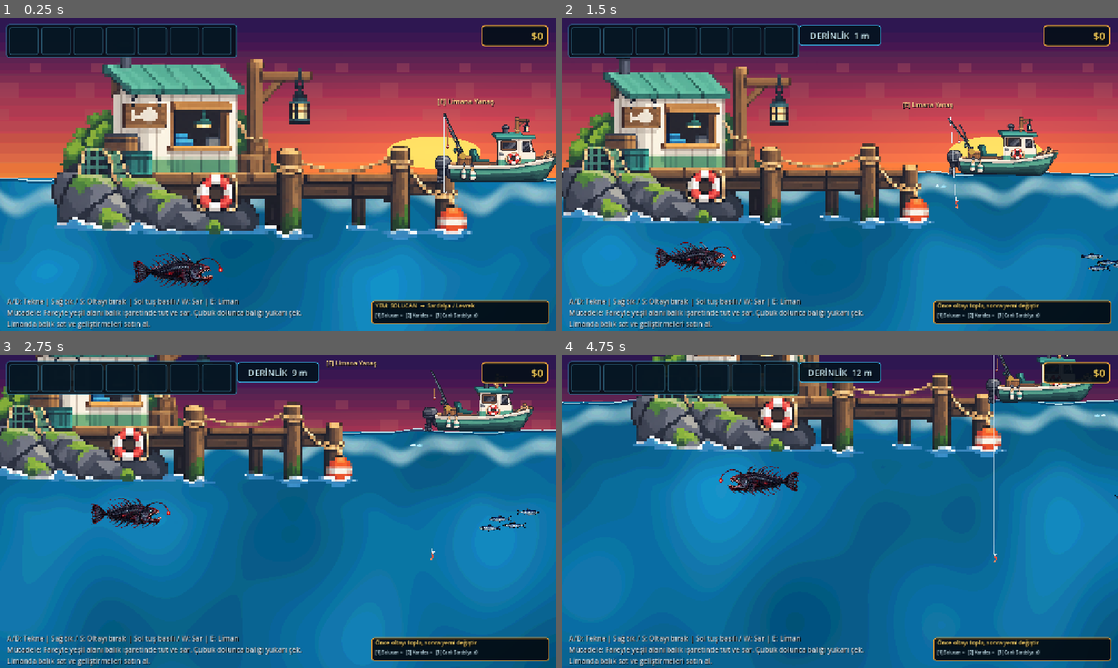
Above: before the commit, frames 1-4 (two rows, left to right).
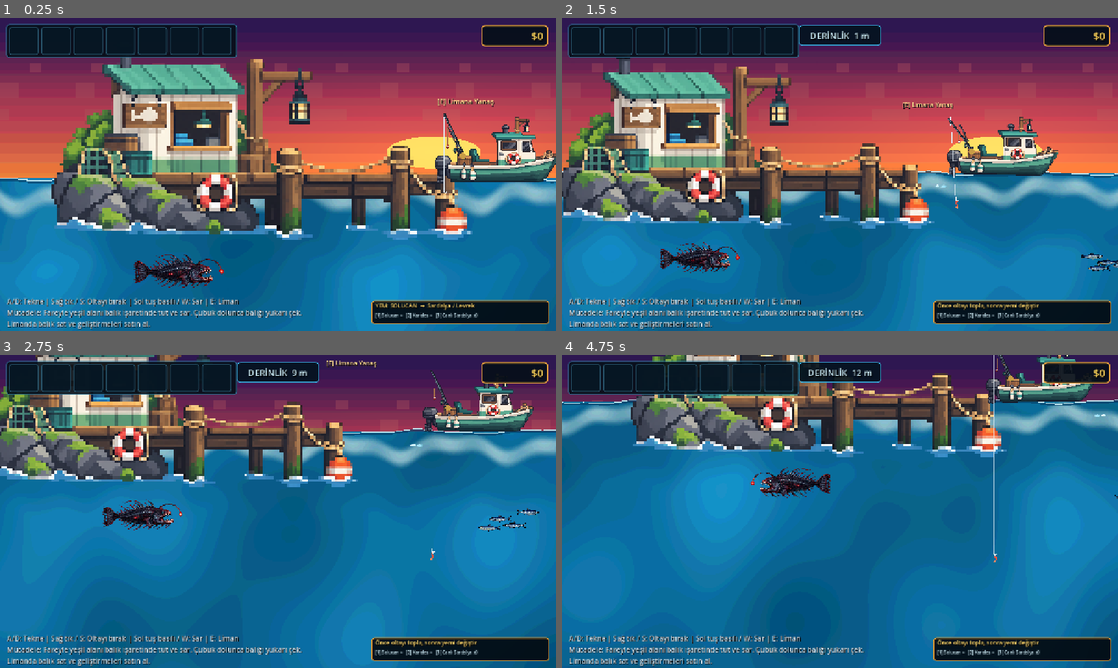
Above: after the commit, the same moments.

Repository: mirackayademir/TinyFisher
Game: Godot game, scene res://scenes/world.tscn
Two runs of this game, one before a commit and one after it. Both use one fixed random seed, a clock stepped at 60 frames per second and the inputs below.
Inputs (mouse positions are in pixels of both pictures, inside the frame that each line leads up to):
- Up to frame 1 (0.25 s): no input
- Up to frame 2 (1.5 s): tap Enter at 0.5 s; move the mouse to (962, 158) at 0.52 s; hold D (move_right) 0.53-1.28 s; tap E (dock) at 0.6 s; click (962, 158) at 0.67 s; move the mouse to (728, 190) at 1.27 s; hold S from 1.28 s (still down); tap 1 at 1.35 s
- Up to frame 3 (2.75 s): move the mouse to (333, 442) at 2.02 s; release S at 2.03 s; hold D (move_right) from 2.03 s (still down); tap 2 at 2.1 s
- Up to frame 4 (4.75 s): move the mouse to (812, 574) at 2.77 s; release D (move_right) at 2.78 s; hold W 2.78-3.53 s; tap 3 at 2.85 s; click (812, 574) at 2.92 s; move the mouse to (1006, 558) at 3.52 s; hold A (move_left) from 3.53 s (still down); tap E (dock) at 3.6 s; move the mouse to (673, 464) at 4.27 s; tap 1 at 4.35 s

The runs differ from the first frame. In frame 1, 0.6% of the frame differs, in the area x 24-41%, y 75-87%; in frame 2, 0.7%; in frame 3, 0.9%; in frame 4, 1.1%, in the area x 28-49%, y 35-46%.

Commit message:
Add natural Leviathan swimming animation

Diff:
--- a/scenes/approved_fish_art.gd
+++ b/scenes/approved_fish_art.gd
@@ -17,6 +17,12 @@
 # TEST: Baslangicta teknenin sol-alt tarafinda, ekranda gorunecek konum.
 const LEVIATHAN_TEST_OFFSET: Vector2 = Vector2(-360.0, 250.0)
 const LEVIATHAN_TEST_SCALE: Vector2 = Vector2(0.75, 0.75)
+
+# Leviathan doğal yüzüş ayarları.
+const LEVIATHAN_SWIM_RANGE_X: float = 170.0
+const LEVIATHAN_SWIM_CYCLE_SPEED: float = 0.42
+const LEVIATHAN_BOB_HEIGHT: float = 10.0
+const LEVIATHAN_TURN_SPEED_THRESHOLD: float = 7.0
 
 var _scan_timer: float = 0.0
 var _time: float = 0.0
@@ -26,6 +32,7 @@
 var _leviathan_texture: Texture2D = null
 var _leviathan_sprite: Sprite2D = null
 var _leviathan_origin: Vector2 = Vector2.ZERO
+var _leviathan_facing_right: bool = true
 
 
 func _ready() -> void:
@@ -112,12 +119,42 @@
 	if not is_instance_valid(_leviathan_sprite):
 		return
 
-	var wave_x: float = sin(_time * 0.55) * 120.0
-	var wave_y: float = sin(_time * 1.10) * 8.0
+	# Ana yüzüş: sinüs eğrisi dönüş noktalarında doğal olarak yavaşlar.
+	var swim_phase: float = _time * LEVIATHAN_SWIM_CYCLE_SPEED
+	var wave_x: float = sin(swim_phase) * LEVIATHAN_SWIM_RANGE_X
+	var velocity_x: float = cos(swim_phase) * LEVIATHAN_SWIM_RANGE_X * LEVIATHAN_SWIM_CYCLE_SPEED
+
+	# İki farklı frekans üst üste bindirilerek mekanik tekdüze salınım kırılır.
+	var wave_y: float = sin(_time * 0.72) * LEVIATHAN_BOB_HEIGHT
+	wave_y += sin(_time * 1.47 + 0.65) * 2.5
+	var velocity_y: float = cos(_time * 0.72) * LEVIATHAN_BOB_HEIGHT * 0.72
+	velocity_y += cos(_time * 1.47 + 0.65) * 2.5 * 1.47
+
 	_leviathan_sprite.global_position = _leviathan_origin + Vector2(wave_x, wave_y)
-	_leviathan_sprite.rotation = sin(_time * 0.85) * 0.015
-	# Gorselin orijinal yonu test hareketine ters oldugu icin flip mantigi terslendi.
-	_leviathan_sprite.flip_h = cos(_time * 0.55) > 0.0
+
+	# Yön sadece belirgin yatay hareket varken değişir; dönüş anında titreşmez.
+	if velocity_x > LEVIATHAN_TURN_SPEED_THRESHOLD:
+		_leviathan_facing_right = true
+	elif velocity_x < -LEVIATHAN_TURN_SPEED_THRESHOLD:
+		_leviathan_facing_right = false
+	_leviathan_sprite.flip_h = _leviathan_facing_right
+
+	# Yukarı-aşağı hareket ederken kafa çok hafif eğilir.
+	var swim_pitch: float = clampf(velocity_y * 0.0021, -0.035, 0.035)
+	var body_roll: float = sin(_time * 0.95) * 0.008
+	_leviathan_sprite.rotation = swim_pitch + body_roll
+
+	# Tek parça sprite ile gövdenin suyu ittiği hissini veren çok hafif deformasyon.
+	var body_wave: float = sin(_time * 2.15)
+	var facing_sign: float = 1.0 if _leviathan_facing_right else -1.0
+	_leviathan_sprite.skew = body_wave * 0.026 * facing_sign
+
+	var stretch_x: float = 1.0 + absf(body_wave) * 0.012
+	var squash_y: float = 1.0 - absf(body_wave) * 0.008
+	_leviathan_sprite.scale = Vector2(
+		LEVIATHAN_TEST_SCALE.x * stretch_x,
+		LEVIATHAN_TEST_SCALE.y * squash_y
+	)
 
 
 func get_texture_for_fish(fish_type: String) -> Texture2D:
